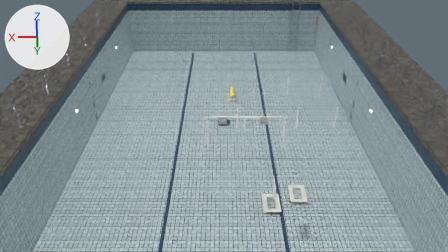
One commit to the Blender file auvs/stonefish_sim/data/pool_scene.blend: the scene before it, then after it.
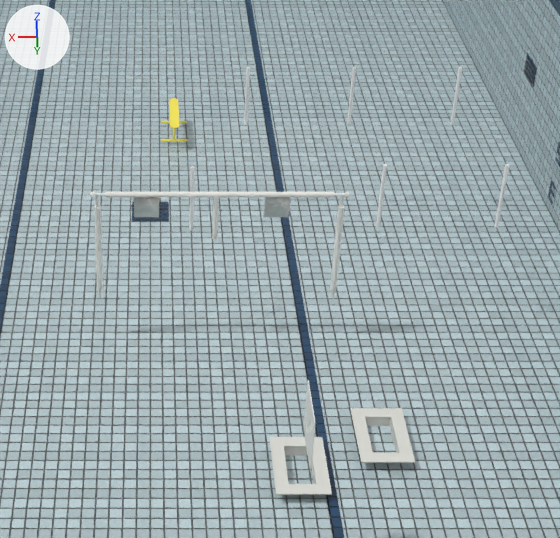
Each version appears first from the file's camera 'PoolInside_North', and next in a close-up on the part from 39% to 79% of the width and 22% to 90% of the height. The axes (+X, +Y, +Z) are drawn at upper left. The lights are the same throughout. The first two pictures are the older version.

Before the edit, the objects in view are built like this:
```python
me_plane_001 = bpy.data.meshes.new('Plane.001')
me_plane_001.from_pydata(...)  # 2632 vertices, 2625 faces; spans x -1.52..1.61, y -0.04..0.04, z 0.0..1.56
me_plane_001.materials.append(mat_sf_gate)  # white #f3f3ed
me_pole7_mesh = bpy.data.meshes.new('Pole7_mesh')
me_pole7_mesh.from_pydata(...)  # a 16-sided cylinder along z spanning x -0.025..0.025, y -0.025..0.025, z -0.45..0.45
me_pole7_mesh.materials.append(mat_sf_white)  # white #f9f9f9
me_pool_tile = bpy.data.meshes.new('pool_tile')
me_pool_tile.from_pydata(...)  # a box spanning x -6.1..6.1, y -4.1..24.1, z -3.3..-3.0; a box spanning x 6.0..6.3, y -4.3..24.3, z -3.0..0.1; a box spanning x -6.3..-6.0, y -4.3..24.3, z -3.0..0.1; a box spanning x -6.0..6.0, y 24.0..24.3, z -3.0..0.1; a box spanning x -6.0..6.0, y -4.3..-4.0, z -3.0..0.1
me_pool_tile.materials.append(mat_pool_tile)
ob_gate = bpy.data.objects.new('Gate', me_plane_001)
ob_gate.location = (-0.79, 8.04, -2.38)
ob_gate.rotation_euler = (0.0, 0.0, 3.142)  # degrees (0, 0, 180)
ob_pole7 = bpy.data.objects.new('Pole7', me_pole7_mesh)
ob_pole7.location = (-0.52, 7.68, -1.12)
ob_pole7.scale = (1.0, 0.922, 1.0)
ob_pool_tile = bpy.data.objects.new('pool_tile', me_pool_tile)
ob_pool_tile.location = (0.0, 0.0, 0.0)
# also in view: 'pool_band' at (0.0, 10.0, -1.44); 'Bin_Copy' at (-1.68, 10.58, -2.93); 'Bin' at (-2.68, 10.08, -2.93)
```
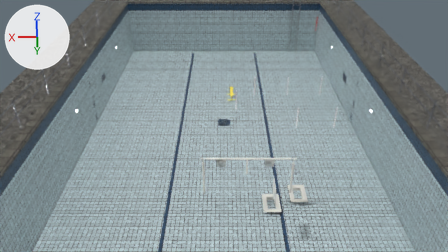
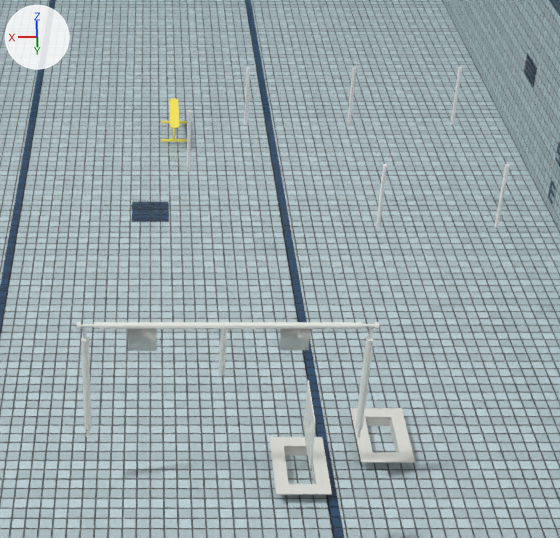
The change in detail:
Object 'Gate' (ob_gate) moves from (-0.79, 8.04, -2.38) to (-0.75, 10.65, -2.38).
Object 'Pole7' (ob_pole7) moves from (-0.52, 7.68, -1.12) to (-0.52, 6.19, -1.12).

What differs and where, as boxes [x1, y1, x2, y2] in the close-ups (560 x 538 px):
'Gate', moved: before [90, 192, 349, 298]; after [76, 322, 379, 438]
'Pole7', moved: before [189, 166, 195, 230]; after [186, 110, 191, 171]
